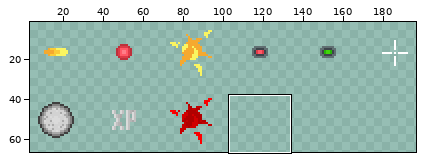
One commit to this pixel-art file: Assets/Sprites/effects.aseprite. The first picture is a wide view before the edit; the outline marks the close-up.
Close-up. The starting point:
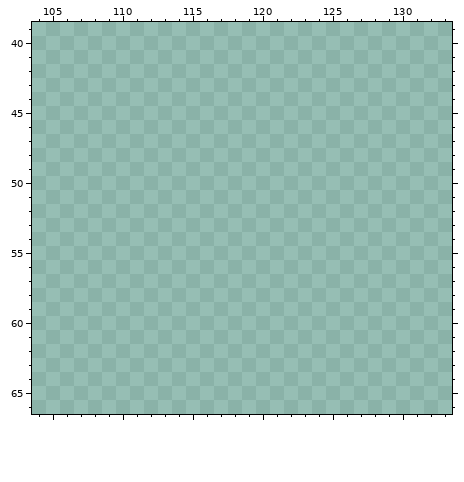
1024x1024 pixels, 1 frame. Colours within 5 levels of each other are drawn and written as one. Shown: x 104..133, y 39..66. The wide view leaves out empty margins.
The same view after the edit:
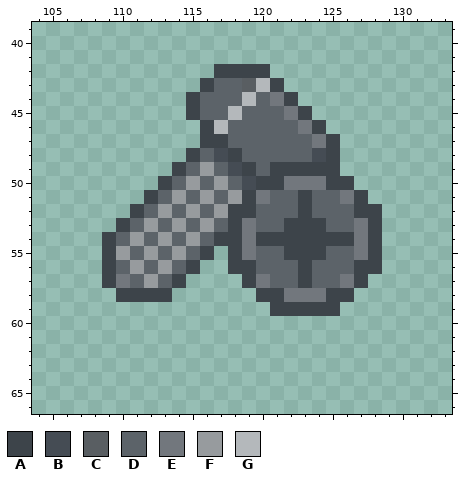
Palette (. is transparent): A #3d444a  B #454c54  C #595e62  D #5c6369  E #72777d  F #979b9e  G #b4b8bb
The edit:
Colour A now appears in row 42 at x 117 to 120; in row 43 at x 116 and 121; in row 44 at x 115 and 122; in row 45 at x 115 and 123; in row 46 at x 116 and 124; in row 47 at x 116 to 117 and 125.
Colour A now appears in row 48 at x 115, 118 and 125; in row 49 at x 114, 119 and 121 to 125; in row 50 at x 113, 120 to 121 and 125 to 126; in row 51 at x 112, 119, 123 and 127; in row 52 at x 111, 118 to 119, 123 and 127 to 128; in row 53 at x 110, 118, 122 to 124 and 128.
Colour A now appears in row 54 at x 109, 117 to 118, 120 to 126 and 128; in row 55 at x 109, 116, 118, 122 to 124 and 128; in row 56 at x 109, 115, 118 to 119, 123 and 127 to 128; in row 57 at x 109, 114, 119, 123 and 127; in row 58 at x 110 to 113, 120 to 121 and 125 to 126; in row 59 at x 121 to 125.
Colour B now appears in row 48 at x 117 and 124; in row 49 at x 118; in row 50 at x 119.
Colour C now appears in row 43 at x 119.
Colour D now appears in row 43 at x 117 to 118; in row 44 at x 116 to 118 and 120; in row 45 at x 116 to 117 and 119 to 121; in row 46 at x 118 to 122; in row 47 at x 118 to 123; in row 48 at x 116 and 119 to 123.
Colour D now appears in row 49 at x 115, 117 and 120; in row 50 at x 114, 116 and 118; in row 51 at x 113, 115, 117, 121 to 122 and 124 to 125; in row 52 at x 112, 114, 116, 120 to 122 and 124 to 126; in row 53 at x 111, 113, 115, 117, 120 to 121 and 125 to 126; in row 54 at x 110, 112, 114 and 116.
Colour D now appears in row 55 at x 111, 113, 115, 120 to 121 and 125 to 126; in row 56 at x 110, 112, 114, 120 to 122 and 124 to 126; in row 57 at x 111, 113, 121 to 122 and 124 to 125.
Colour E now appears in row 44 at x 121; in row 45 at x 122; in row 46 at x 123; in row 47 at x 124; in row 50 at x 122 to 124; in row 51 at x 120 and 126.
Colour E now appears in rows 53 to 55 at x 119 and 127; in row 57 at x 110, 120 and 126; in row 58 at x 122 to 124.
Colour F now appears in row 49 at x 116; in row 50 at x 115 and 117; in row 51 at x 114, 116 and 118; in row 52 at x 113, 115 and 117; in row 53 at x 112, 114 and 116; in row 54 at x 111, 113 and 115.
Colour F now appears in row 55 at x 110, 112 and 114; in row 56 at x 111 and 113; in row 57 at x 112.
Colour G now appears in row 43 at x 120; in row 44 at x 119; in row 45 at x 118; in row 46 at x 117.
